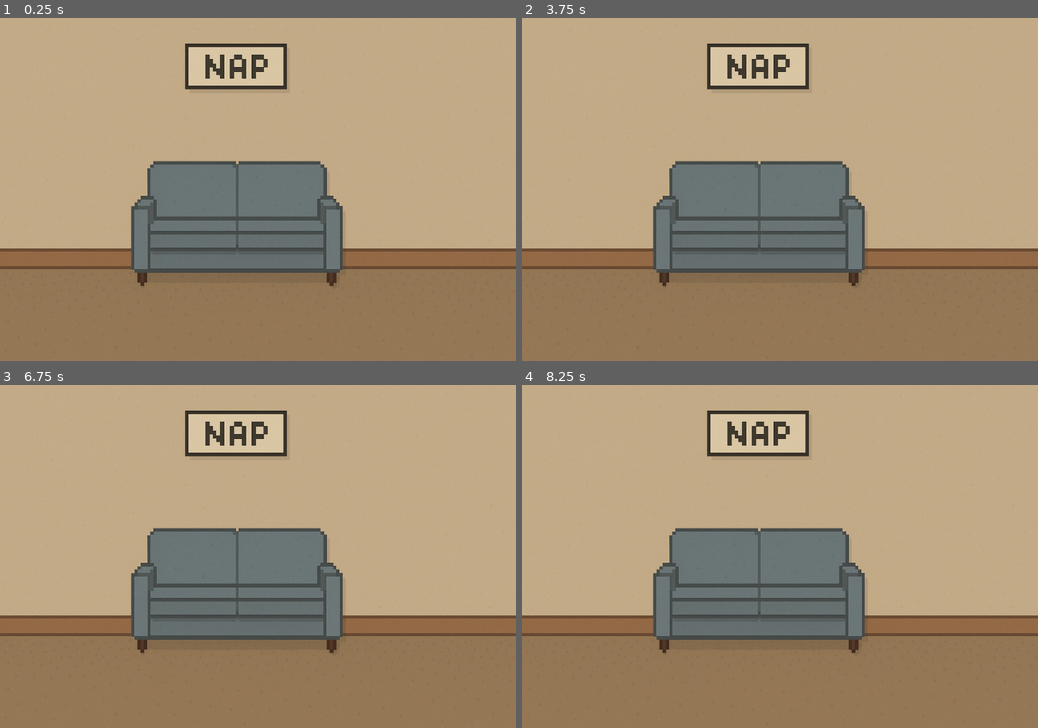
Above: before the commit, frames 1-4 (two rows, left to right).
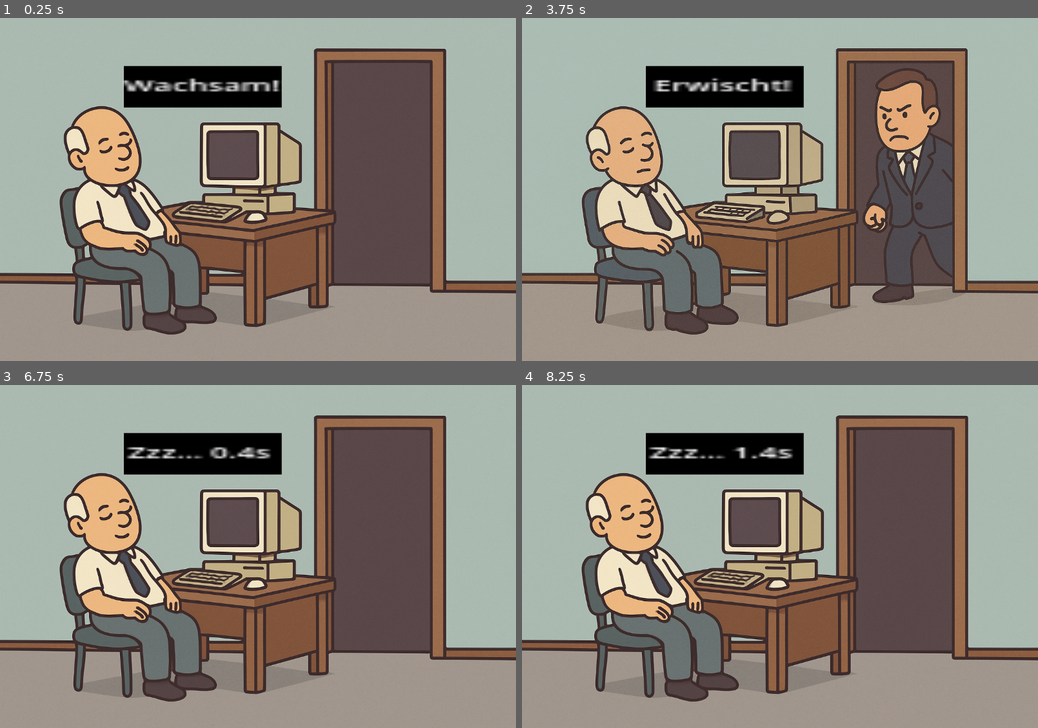
Above: after the commit, the same moments.

Repository: tobstar97/beamtensimulator
Game: Godot game, scene res://scenes/minigames/nap_game.tscn
Same seed, same stepped clock (60 frames per second), same inputs: the game is played once before the commit and once after it. This scene is started directly instead of the project's main scene.
Inputs:
- Up to frame 1 (0.25 s): no input
- Up to frame 2 (3.75 s): tap Enter (ui_accept) at 0.5, 1.35, 1.52, 1.82, 2, 2.85, 3.02, 3.32, 3.5 s; hold D (move_right) 0.53-1.28 s; hold Enter (ui_accept) 0.53-1.28 s; hold S (move_down) 1.28-2.03 s; hold D (move_right) 2.03-2.78 s; hold Enter (ui_accept) 2.03-2.78 s; hold W (move_up) 2.78-3.53 s; hold A (move_left) from 3.53 s (still down); hold Enter (ui_accept) from 3.53 s (still down)
- Up to frame 3 (6.75 s): release Enter (ui_accept) at 4.28 s; tap Enter (ui_accept) at 4.35, 4.52, 4.82, 5.85, 6.02, 6.32 s; release A (move_left) at 5.03 s; hold S (move_down) 5.03-5.78 s; hold Enter (ui_accept) 5.03-5.78 s; hold D (move_right) 5.78-6.53 s; hold W (move_up) from 6.53 s (still down); hold Enter (ui_accept) from 6.53 s (still down)
- Up to frame 4 (8.25 s): release W (move_up) at 7.28 s; release Enter (ui_accept) at 7.28 s; hold D (move_right) 7.28-8.03 s; tap Enter (ui_accept) at 7.35, 7.52, 7.82 s; hold S (move_down) from 8.03 s (still down); hold Enter (ui_accept) from 8.03 s (still down)

The runs differ from the first frame. In frame 1, 97% of the frame differs, in the area x 0-100%, y 0-100%; in frame 2, 97%; in frame 3, 97%; in frame 4, 97%.

Commit message:
Nap funktioniert

Diff:
--- a/beamtensimulator-2025/scenes/minigames/nap_game.tscn
+++ b/beamtensimulator-2025/scenes/minigames/nap_game.tscn
@@ -1,11 +1,42 @@
-[gd_scene load_steps=2 format=3 uid="uid://8x7qj7pm6e8r"]
+[gd_scene load_steps=5 format=3 uid="uid://8x7qj7pm6e8r"]
 
-[ext_resource type="Texture2D" uid="uid://d1oiq8v3weqt1" path="res://assets/gfx/nap_room_bg.png" id="1_ipkds"]
+[ext_resource type="Script" uid="uid://bqeonnjnukuq0" path="res://scripts/nap/nap_game.gd" id="1_xxijp"]
+[ext_resource type="Texture2D" uid="uid://rg7yucn2awvn" path="res://assets/gfx/schlafen_ohne_boss.png" id="2_0th45"]
+[ext_resource type="Texture2D" uid="uid://dbqwo5guwwmxm" path="res://assets/gfx/schlafen_mit_boss.png" id="3_4yxt2"]
+
+[sub_resource type="StyleBoxFlat" id="StyleBoxFlat_xxijp"]
+bg_color = Color(0, 0, 0, 1)
 
 [node name="NapGame" type="Node2D"]
+script = ExtResource("1_xxijp")
 
-[node name="TextureRect" type="TextureRect" parent="."]
+[node name="BackgroundNormal" type="TextureRect" parent="."]
 offset_right = 1200.0
 offset_bottom = 800.0
-texture = ExtResource("1_ipkds")
+texture = ExtResource("2_0th45")
 expand_mode = 1
+
+[node name="BackgroundWithBoss" type="TextureRect" parent="."]
+visible = false
+offset_right = 1200.0
+offset_bottom = 800.0
+texture = ExtResource("3_4yxt2")
+expand_mode = 1
+
+[node name="StatusLabel" type="Label" parent="."]
+offset_left = 288.0
+offset_top = 112.0
+offset_right = 328.0
+offset_bottom = 135.0
+scale = Vector2(9.16426, 4.2094)
+theme_override_font_sizes/font_size = 8
+theme_override_styles/normal = SubResource("StyleBoxFlat_xxijp")
+text = "Erwischt!"
+horizontal_alignment = 1
+vertical_alignment = 1
+
+[node name="TimerBoss" type="Timer" parent="."]
+wait_time = 5.0
+one_shot = true
+
+[node name="AudioBossSteps" type="AudioStreamPlayer" parent="."]
--- /dev/null
+++ b/beamtensimulator-2025/scripts/nap/nap_game.gd
@@ -0,0 +1,56 @@
+extends Node2D
+
+@onready var bg_normal = $BackgroundNormal
+@onready var bg_boss = $BackgroundWithBoss
+@onready var label_status = $StatusLabel
+@onready var timer_boss = $TimerBoss
+@onready var audio_steps = $AudioBossSteps
+
+var sleeping = false
+var caught = false
+var sleep_time = 0.0
+
+func _ready():
+	randomize()
+	bg_normal.visible = true
+	bg_boss.visible = false
+	label_status.text = ""
+	timer_boss.timeout.connect(_on_TimerBoss_timeout)
+	timer_boss.wait_time = randf_range(3.0, 15.0)
+	timer_boss.start()
+
+
+func _process(delta):
+	if sleeping and not caught:
+		sleep_time += delta
+		label_status.text = "Zzz... " + str(round(sleep_time * 10) / 10.0) + "s"
+	elif not caught:
+		label_status.text = "Wachsam!"
+
+func _input(event):
+	if event.is_action_pressed("ui_accept"):
+		sleeping = true
+	elif event.is_action_released("ui_accept"):
+		sleeping = false
+
+func _on_TimerBoss_timeout():
+	audio_steps.play()
+	bg_normal.visible = false
+	bg_boss.visible = true
+
+	if sleeping:
+		caught = true
+		label_status.text = "Erwischt!"
+		await get_tree().create_timer(2.0).timeout
+		get_tree().reload_current_scene()
+	else:
+		label_status.text = "Beinahe erwischt!"
+		await get_tree().create_timer(1.5).timeout
+
+		# Zurück zum normalen Hintergrund
+		bg_boss.visible = false
+		bg_normal.visible = true
+		label_status.text = "Wachsam!"
+
+		timer_boss.wait_time = randf_range(3.0, 8.0)
+		timer_boss.start()
Binary file added: beamtensimulator-2025/assets/gfx/schlafen_mit_boss.png
Not shown, added: beamtensimulator-2025/assets/gfx/schlafen_mit_boss.png.import
Binary file added: beamtensimulator-2025/assets/gfx/schlafen_ohne_boss.png
Not shown, added: beamtensimulator-2025/assets/gfx/schlafen_ohne_boss.png.import
Not shown, added: beamtensimulator-2025/scripts/nap/nap_game.gd.uid
